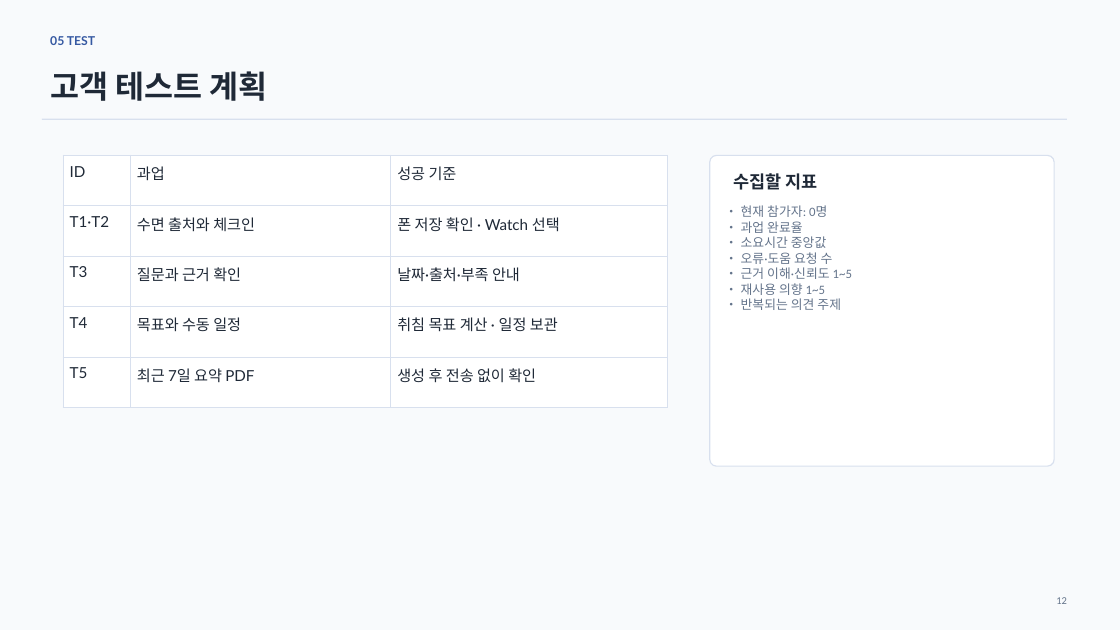
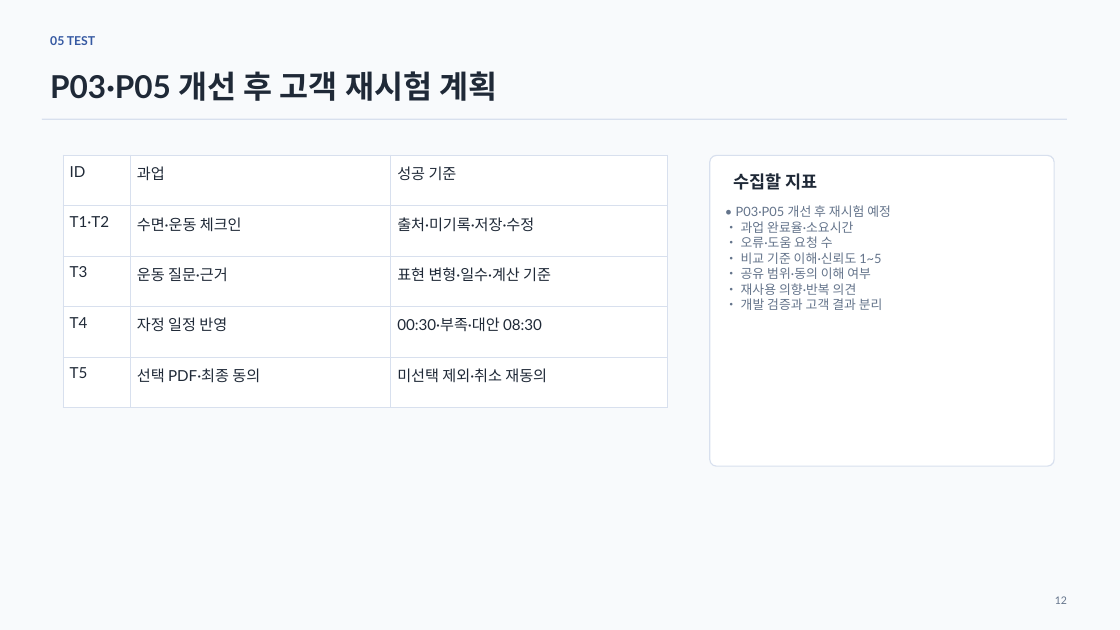
Before and after one commit to JinWoong-Jung/snorlax, a slide deck: slide 12 of 02_Jammanbo_UIUX.pptx. Drawn at 1120x630 pixels with LibreOffice and Linux fonts; fonts in the diff are those of the drawing. Boxes give left, top, right and bottom in pixels: in the first picture for what was removed or moved away, otherwise in the second. Text is boxed around its words. In the diff, an @@ line names an element or a change of style, - is before the commit and + after.

```diff
--- a/02_Jammanbo_UIUX.pptx
+++ b/02_Jammanbo_UIUX.pptx
@@ text at [50,71,497,101]: text changed @@
-고객 테스트 계획
+P03·P05 개선 후 고객 재시험 계획
@@ table at [63,155,668,466] @@
-row 2, column 2: 수면 출처와 체크인
+row 2, column 2: 수면·운동 체크인
-row 2, column 3: 폰 저장 확인 · Watch 선택
+row 2, column 3: 출처·미기록·저장·수정
-row 3, column 2: 질문과 근거 확인
+row 3, column 2: 운동 질문·근거
-row 3, column 3: 날짜·출처·부족 안내
+row 3, column 3: 표현 변형·일수·계산 기준
-row 4, column 2: 목표와 수동 일정
+row 4, column 2: 자정 일정 반영
-row 4, column 3: 취침 목표 계산 · 일정 보관
+row 4, column 3: 00:30·부족·대안 08:30
-row 5, column 2: 최근 7일 요약 PDF
+row 5, column 2: 선택 PDF·최종 동의
-row 5, column 3: 생성 후 전송 없이 확인
+row 5, column 3: 미선택 제외·취소 재동의
@@ text at [736,205,891,233]: text changed; font Calibri to Lato @@
-• 현재 참가자: 0명
-• 과업 완료율
-• 소요시간 중앙값
+• P03·P05 개선 후 재시험 예정
+• 과업 완료율·소요시간
@@ text at [741,236,833,248]: font Calibri to Lato in "• 오류·도움 요청 수" @@
@@ text at [741,252,883,310]: text changed; font Calibri to Lato @@
-• 근거 이해·신뢰도 1~5
-• 재사용 의향 1~5
-• 반복되는 의견 주제
+• 비교 기준 이해·신뢰도 1~5
+• 공유 범위·동의 이해 여부
+• 재사용 의향·반복 의견
+• 개발 검증과 고객 결과 분리
@@ text "12" at [1055,596,1067,604]: font Calibri to Lato @@
```
Also in this commit, not shown: 12 other slides changed, 22 other files.
